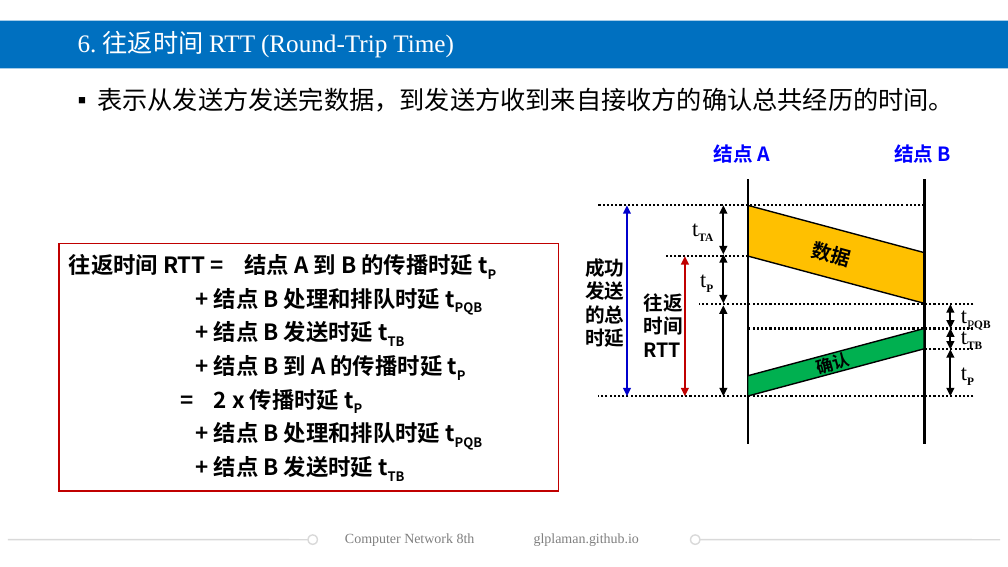
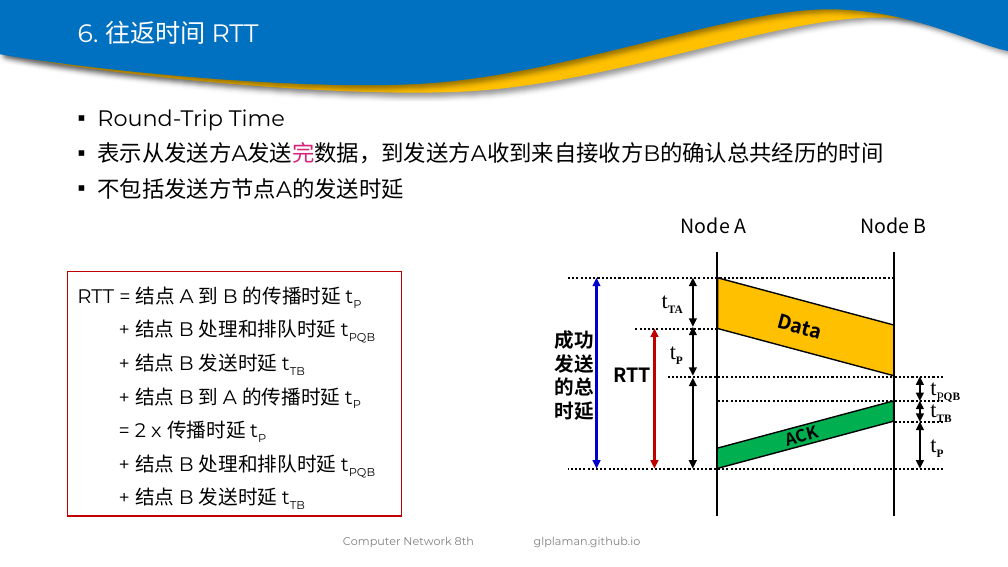
Before and after one commit to glplaman/glplaman.github.io, a slide deck: slide 85 of network/ppt/chap1.pptx (slide 90 before the commit). Drawn at 1008x567 pixels with LibreOffice and Linux fonts; fonts in the diff are those of the drawing; background and template pictures are left out. Boxes give left, top, right and bottom in pixels: in the first picture for what was removed or moved away, otherwise in the second. Text is boxed around its words. In the diff, an @@ line names an element or a change of style, - is before the commit and + after.

```diff
--- a/network/ppt/chap1.pptx
+++ b/network/ppt/chap1.pptx
@@ rectangle removed at bbox=[0, 21, 1008, 69] @@
@@ freeform shape added at bbox=[0, 0, 1008, 93], fill #FFC000 @@
@@ freeform shape added at bbox=[0, 0, 1008, 86], fill #0070C0 @@
@@ title at bbox=[78, 21, 259, 44]: text changed; font Times New Roman to Montserrat @@
-6. 往返时间 RTT (Round-Trip Time)
+6. 往返时间 RTT
@@ text at bbox=[97, 109, 883, 199]: text changed; size 18 to 16 pt; font Times New Roman to Montserrat @@
-▪ 表示从发送方发送完数据，到发送方收到来自接收方的确认总共经历的时间。
+▪ Round-Trip Time
+▪ 表示从发送方A发送完数据，到发送方A收到来自接收方B的确认总共经历的时间
+▪ 不包括发送方节点A的发送时延
@@ text at bbox=[681, 217, 746, 234]: text changed; text colour #0000FF to #000000; bold off @@
-结点 A
+Node A
@@ text at bbox=[860, 217, 927, 234]: text changed; text colour #0000FF to #000000; bold off @@
-结点 B
+Node B
@@ rectangle "RTT = 结点 A 到 ...": place and size @@
-rectangle "RTT = 结点 A 到 ..." at bbox=[58, 243, 558, 491]
+rectangle "RTT = 结点 A 到 ..." at bbox=[68, 272, 402, 516]
@@ text in rectangle at bbox=[77, 286, 341, 305]: text changed; size 16 to 14 pt; font Noto Sans CJK SC to Montserrat; bold off @@
-往返时间 RTT = 结点 A 到 B 的传播时延 tP
+RTT = 结点 A 到 B 的传播时延 tP
@@ text at bbox=[643, 293, 682, 335]: paragraphs removed @@
-往返
-时间
@@ text in rectangle at bbox=[135, 319, 340, 506]: size 16 to 14 pt, font Noto Sans CJK SC to Montserrat, bold off in "+ 结点 B 处理和排队时延 tPQB", "+ 结点 B 发送时延 tTB", "+ 结点 B 到 A 的传播时延 tP", "= 2 x 传播时延 tP" and 2 more places @@
@@ text at bbox=[776, 313, 819, 339]: text changed @@
-数据
+Data
@@ text "RTT": place and size @@
-text "RTT" at bbox=[643, 293, 682, 357]
+text "RTT" at bbox=[613, 367, 651, 382]
@@ 5 lines, 4 double arrows, 1 text, 1 parallelogram: place and size @@
-5 lines, 4 double arrows, 1 text, 1 parallelogram at bbox=[599, 179, 974, 444]
+5 lines, 4 double arrows, 1 text, 1 parallelogram at bbox=[568, 252, 942, 516]
@@ text "tPQB": place and size @@
-text "tPQB" at bbox=[951, 296, 1008, 334]
+text "tPQB" at bbox=[920, 369, 980, 406]
@@ 4 texts, 4 double arrows, 3 lines, 1 parallelogram: place and size @@
-4 texts, 4 double arrows, 3 lines, 1 parallelogram at bbox=[585, 206, 1001, 397]
+4 texts, 4 double arrows, 3 lines, 1 parallelogram at bbox=[555, 278, 971, 469]
@@ text at bbox=[787, 424, 819, 450]: text changed @@
-确认
+ACK
@@ line removed from (8, 539) to (318, 539) @@
@@ ellipse removed at bbox=[308, 535, 318, 544] @@
@@ text "Computer Network 8th" at bbox=[343, 537, 474, 547]: size 10 to 8 pt, font Times New Roman to Montserrat @@
@@ text "glplaman.github.io" at bbox=[534, 537, 641, 547]: size 10 to 8 pt, font Times New Roman to Montserrat @@
@@ line removed from (690, 539) to (1000, 539) @@
@@ ellipse removed at bbox=[690, 535, 700, 544] @@
```
Also in this commit, not shown: 132 other slides changed, 7 slides added, 16 slides removed, 8 other files.
